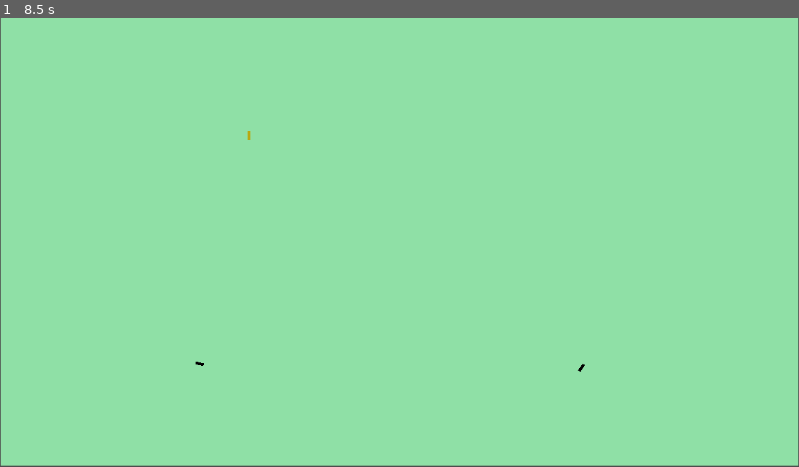
Above: before the commit, frame 1.
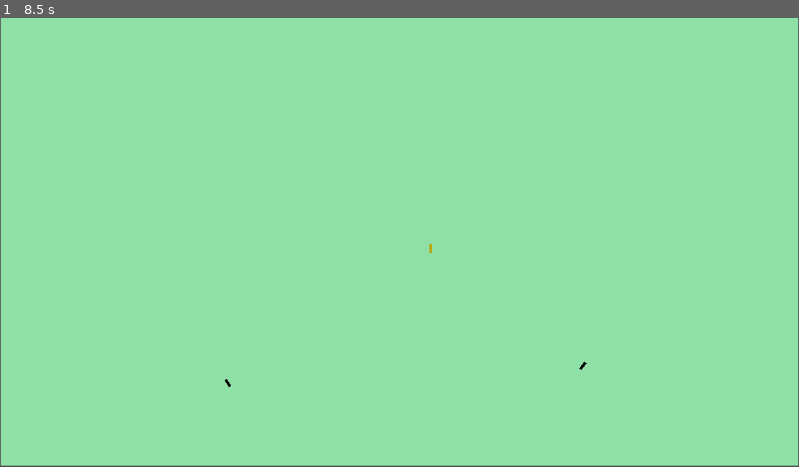
Above: after the commit, the same moment.

Repository: vixinxiviir/GapInTheLine
Game: Godot game, scene res://game_map.tscn
The game is run twice, just before and just after one commit, with the same random seed, the same clock (stepped at 60 frames per second) and the same inputs.
Inputs:
- Up to frame 1 (8.5 s): tap Enter (switchAnt) at 0.5, 0.6, 1.35, 2, 2.1, 2.85, 3.6, 4.35, 5, 5.1, 5.85, 6.6, 7.35, 8.1 s; tap Space at 1.25, 3.5, 5.75 s

The runs differ from the first frame. In frame 1, less than 0.1% of the frame differs, in the area x 24-74%, y 25-83%.

Commit message:
Added fruit and ant spawning functionality

Diff:
--- a/Timer.gd
+++ b/Timer.gd
@@ -1,11 +1,12 @@
 extends Timer
-
-@export var newAntTimer = 30
 # Called when the node enters the scene tree for the first time.
 func _ready():
-	pass # Replace with function body.
+	wait_time = 15
 
 
 # Called every frame. 'delta' is the elapsed time since the previous frame.
 func _process(delta):
-	pass
+	if is_stopped():
+		if wait_time > 5:
+			wait_time -= 1
+		start()
--- a/ant.gd
+++ b/ant.gd
@@ -4,7 +4,6 @@
 enum selectionStates {UNSELECTED, SELECTED}
 var _mState : int = movementStates.IDLE
 var _sState : int = selectionStates.UNSELECTED
-
 
 @export var antSpeed = 25
 @onready var fruit = get_parent().get_node("fruit")
@@ -14,13 +13,10 @@
 		randf_range(-1,1)
 	)
 
-func check_selection():
-	pass
 
 # Called every frame. 'delta' is the elapsed time since the previous frame.
 func _physics_process(delta):
 	if self._sState == selectionStates.SELECTED:
-
 		look_at(fruit.global_position)
 		var fruitDirection = global_position.direction_to(fruit.global_position)
 		velocity = fruitDirection * antSpeed
--- a/game_map.gd
+++ b/game_map.gd
@@ -2,16 +2,20 @@
 
 var ants = []
 var antsIndex = 0
+var antNum = 3
+var fruitNum = 2
 var children = []
 var activeAnt : CharacterBody2D = null
 
-func _ready():
-	children = get_children()
+func get_ants():
+	var children = get_children()
+	var ants = []
 	for child in children:
 		if child is CharacterBody2D:
 			ants.append(child)
+	return(ants)
 
-func _physics_process(delta):
+func switch_ant():
 	if Input.is_action_just_pressed('switchAnt'):
 		if activeAnt == null:
 			activeAnt = ants[antsIndex]
@@ -21,13 +25,47 @@
 			else:
 				antsIndex += 1
 			activeAnt = ants[antsIndex]
+
+func change_ant_state():
 	for ant in ants:
 
 		if ant._sState == ant.selectionStates.SELECTED:
 			ant._sState = ant.selectionStates.UNSELECTED
 		if ant == activeAnt:
 			ant._sState = ant.selectionStates.SELECTED
-		print(ant._sState)
+
+
+func spawn_ant():
+	print("Timeout!")
+	var antObject = load("res://ant.tscn")
+	var antInstance = antObject.instantiate()
+	antInstance.set_name('ant%s' % antNum)
+	antInstance.set_position(Vector2(randf_range(0, 600), randf_range(400, 600)))
+	add_child(antInstance)
+	antNum += 1
+
+func spawn_fruit():
+	var fruitObject = load("res://fruit.tscn")
+	var fruitInstance = fruitObject.instantiate()
+	fruitInstance.set_name('fruit%s' % fruitNum)
+	fruitInstance.set_position(Vector2(randf_range(0, 600), randf_range(0, 200)))
+	add_child(fruitInstance)
+	fruitNum += 1
+
+func _ready():
+	ants = get_ants()
+
+
+func _physics_process(delta):
+	ants = get_ants()
+	switch_ant()
+	change_ant_state()
 
 
 	#print(activeAnt)
+
+
+
+func _on_timer_timeout():
+	spawn_ant()
+	spawn_fruit()
--- a/game_map.tscn
+++ b/game_map.tscn
@@ -16,13 +16,17 @@
 color = Color(0.560318, 0.87721, 0.651516, 1)
 
 [node name="Timer" type="Timer" parent="."]
+wait_time = 15.0
+autostart = true
 script = ExtResource("2_th8bn")
 
 [node name="Ant" parent="." instance=ExtResource("1_0886c")]
 position = Vector2(274, 563)
 
 [node name="fruit" parent="." instance=ExtResource("3_o7qeg")]
-position = Vector2(359, 170)
+position = Vector2(621, 333)
 
 [node name="Ant2" parent="." instance=ExtResource("1_0886c")]
 position = Vector2(896, 545)
+
+[connection signal="timeout" from="Timer" to="." method="_on_timer_timeout"]
